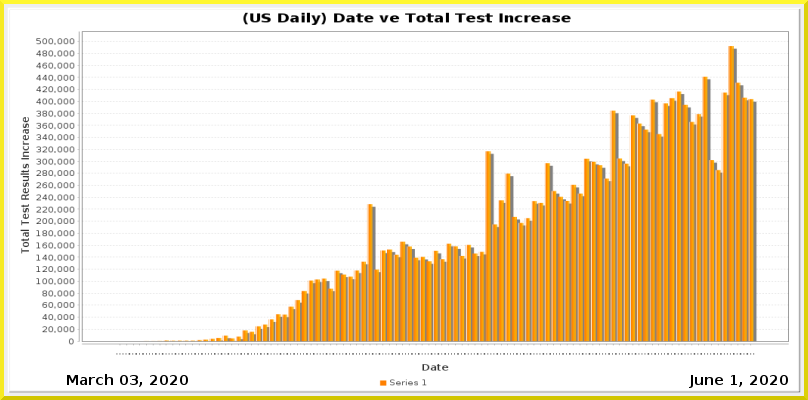
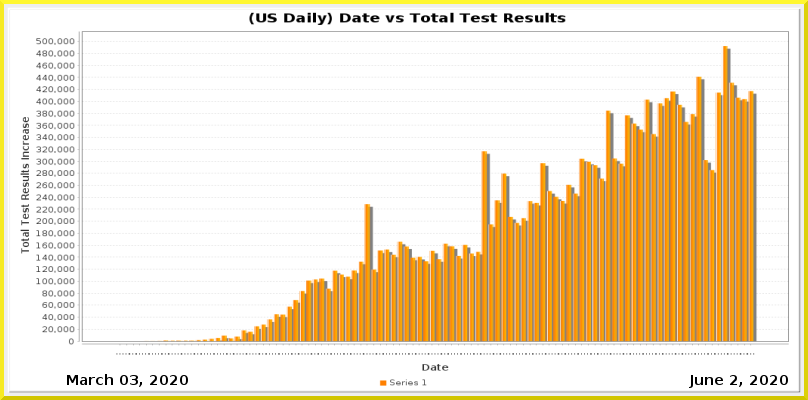
Comparing the layer stacks of the two 808 x 400 images. Changes:
painted on "Current Date" over [730,375,737,385]
painted on "Date_vs_TestIncrease.png" over [143,12,757,355]
